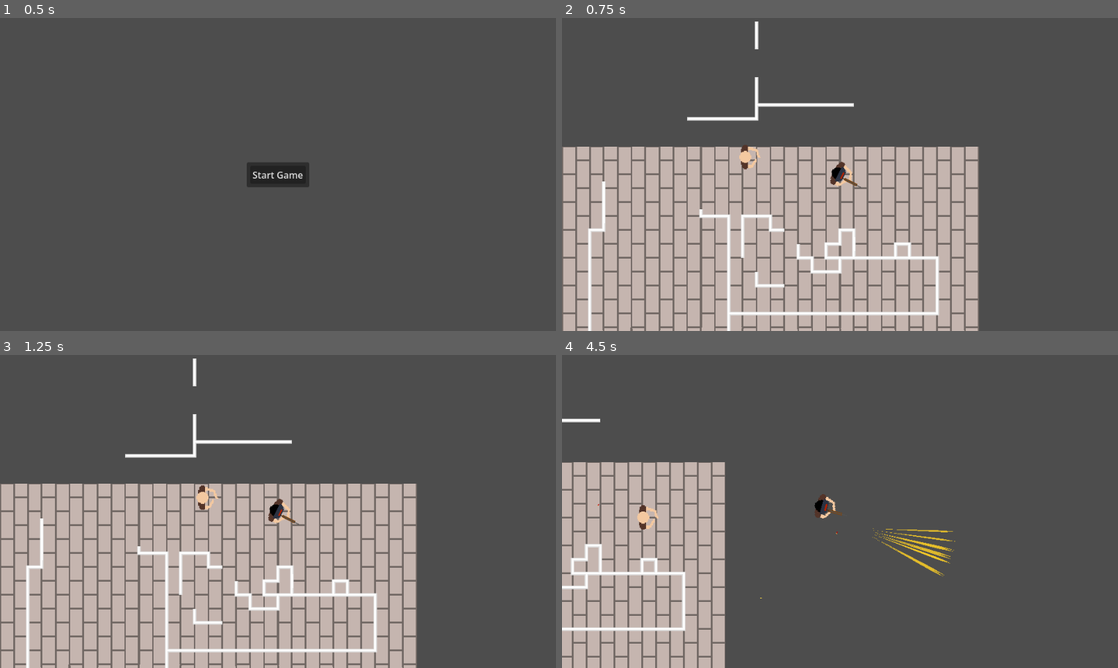
Above: before the commit, frames 1-4 (two rows, left to right).
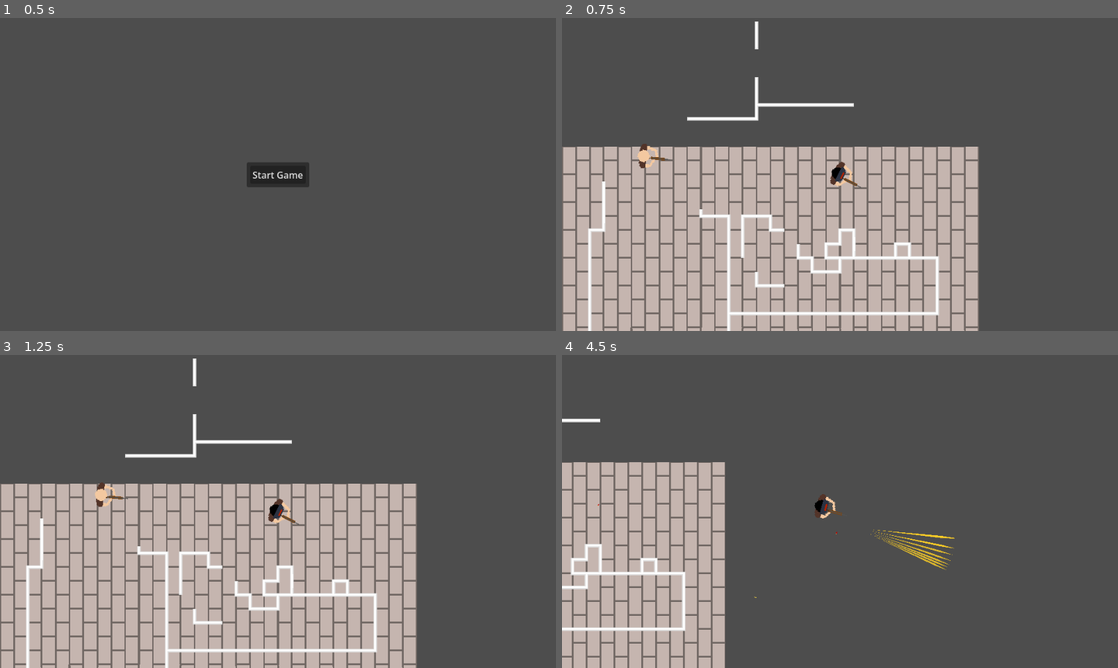
Above: after the commit, the same moments.

Repository: sparkworm/CookieJam
Game: Godot game, scene res://scenes/main.tscn
Same seed, same stepped clock (60 frames per second), same inputs: the game is played once before the commit and once after it. The engine's default icon, where the game draws it, is replaced by a stand-in: a white triangle on a blue panel in a dark square.
Inputs (mouse positions are in pixels of both pictures, inside the frame that each line leads up to):
- Up to frame 1 (0.5 s): no input
- Up to frame 2 (0.75 s): click "Start Game" at 0.5 s
- Up to frame 3 (1.25 s): no input
- Up to frame 4 (4.5 s): move the mouse to (962, 495) at 1.27 s; hold D (move_right) 1.28-2.03 s; click (962, 495) at 1.35 s; move the mouse to (728, 527) at 2.02 s; hold S (move_down) 2.03-2.78 s; right-click (728, 527) at 2.1 s; move the mouse to (895, 442) at 2.77 s; hold D (move_right) 2.78-3.53 s; click (895, 442) at 2.85 s; move the mouse to (812, 574) at 3.52 s; hold W (move_up) 3.53-4.28 s; right-click (812, 574) at 3.6 s; move the mouse to (1006, 558) at 4.27 s; hold A (move_left) from 4.28 s (still down); click (1006, 558) at 4.35 s

Frame 1 is identical in both runs. In frame 2, 0.3% of the frame differs, in the area x 13-36%, y 40-49%; in frame 3, 0.3%; in frame 4, 1.0%, in the area x 13-71%, y 48-78%.

Commit message:
Enemies now face the player appropriately and attack as would be expected.

Diff:
--- a/scenes/characters/character.gd
+++ b/scenes/characters/character.gd
@@ -43,8 +43,8 @@
 ## ASSUME: incoming damage is a positive value
 ## TODO: add blood splatter
 func take_hit(damage: int) -> void:
-
 	health_component.change_health(-damage)
+	print(health_component.health)
 
 ## Pull the active weapon's trigger
 func pull_trigger() -> void:
--- a/scenes/characters/enemy.tscn
+++ b/scenes/characters/enemy.tscn
@@ -29,7 +29,7 @@
 nav_agent = NodePath("../../NavAgent")
 nav_timer = NodePath("../../NavTimer")
 character = NodePath("../..")
-investigate_speed = 100.0
+investigate_speed = 45.0
 
 [node name="ApproachingState" type="Node" parent="StateMachine" index="2" unique_id=1874332198 node_paths=PackedStringArray("attacking_state", "investigating_state", "detection_component", "nav_agent", "nav_timer", "character")]
 script = ExtResource("6_rc7n0")
@@ -39,15 +39,17 @@
 nav_agent = NodePath("../../NavAgent")
 nav_timer = NodePath("../../NavTimer")
 character = NodePath("../..")
-engagement_range = 50.0
+engagement_range = 200.0
 approach_speed = 50.0
 
-[node name="AttackingState" type="Node" parent="StateMachine" index="3" unique_id=414401486 node_paths=PackedStringArray("investigating_state", "approaching_state", "detection_component", "character")]
+[node name="AttackingState" type="Node" parent="StateMachine" index="3" unique_id=414401486 node_paths=PackedStringArray("investigating_state", "approaching_state", "scanning_state", "detection_component", "character")]
 script = ExtResource("7_gpyvg")
 investigating_state = NodePath("../InvestigatingState")
 approaching_state = NodePath("../ApproachingState")
+scanning_state = NodePath("../ScanningState")
 detection_component = NodePath("../../DetectionComponent")
 character = NodePath("../..")
+disengagement_range = 300.0
 
 [node name="DetectionComponent" parent="." index="5" unique_id=1638461641 node_paths=PackedStringArray("vision_detect", "los_check") instance=ExtResource("4_21x0f")]
 vision_detect = NodePath("VisionCone")
--- a/scenes/characters/enemy_1.tscn
+++ b/scenes/characters/enemy_1.tscn
@@ -4,8 +4,10 @@
 [ext_resource type="Texture2D" uid="uid://04e5h5usm15y" path="res://textures/character/arms_bad.png" id="2_4y65w"]
 [ext_resource type="Texture2D" uid="uid://bbbta28cgcgqw" path="res://textures/character/body.png" id="3_0o106"]
 [ext_resource type="Texture2D" uid="uid://dbseooyx5kmiw" path="res://textures/generic_shapes/circle7.png" id="4_e4wcf"]
+[ext_resource type="PackedScene" uid="uid://bbd4gf7bskb1e" path="res://scenes/weapons/shotgun.tscn" id="5_0o106"]
 
-[node name="Enemy1" unique_id=1616588408 instance=ExtResource("1_ln8tg")]
+[node name="Enemy1" unique_id=1616588408 node_paths=PackedStringArray("active_weapon") instance=ExtResource("1_ln8tg")]
+active_weapon = NodePath("Shotgun")
 
 [node name="Arms" type="Sprite2D" parent="Body" parent_id_path=PackedInt32Array(1846759813) index="0" unique_id=553594702]
 self_modulate = Color(0.9529412, 0.78431374, 0.627451, 1)
@@ -19,3 +21,10 @@
 self_modulate = Color(0.9529412, 0.78431374, 0.627451, 1)
 z_index = 1
 texture = ExtResource("4_e4wcf")
+
+[node name="CollisionPolygon2D" parent="DetectionComponent/VisionCone" parent_id_path=PackedInt32Array(1627130304) index="0" unique_id=1113541905]
+polygon = PackedVector2Array(200, -200, 0, 0, 200, 200, 300, 0)
+
+[node name="Shotgun" parent="." index="8" unique_id=1096367988 instance=ExtResource("5_0o106")]
+position = Vector2(10, 2)
+rotation = 1.5707964
--- a/scenes/characters/player.gd
+++ b/scenes/characters/player.gd
@@ -6,6 +6,7 @@
 var active_weapon_idx: int
 
 func _ready() -> void:
+	super._ready()
 	# hardcoded for 2 weapons
 	# ASSUME: there are two weapon in available weapons, and active_weapon is one of them
 	active_weapon_idx = 0 if active_weapon == available_weapons[0] else 1
--- a/scenes/levels/test_level.tscn
+++ b/scenes/levels/test_level.tscn
@@ -11,7 +11,7 @@
 [node name="TestLevel" unique_id=50319851 instance=ExtResource("1_jbqir")]
 
 [node name="Enemy1" parent="Characters" parent_id_path=PackedInt32Array(30931231) index="1" unique_id=1616588408 instance=ExtResource("2_yautc")]
-position = Vector2(-106, -20)
+position = Vector2(-223, -21)
 
 [node name="NavigationRegion2D" parent="." index="4" unique_id=656354786]
 navigation_polygon = SubResource("NavigationPolygon_yautc")
--- a/scenes/state_machine/approaching_state.gd
+++ b/scenes/state_machine/approaching_state.gd
@@ -20,6 +20,7 @@
 ## The speed at which the enemy will approach along its path to reach the player.
 ## I imagine this would look better being higher than the investigate_speed in InvestigatingState.
 @export var approach_speed: float = 500
+@export var scanning_state: ScanningState
 
 ## The target that this enemy is navigating to.  Should always be the player in this case.
 var target: Node2D
@@ -37,20 +38,24 @@
 
 func _physics_update(_delta: float) -> void:
 	character.apply_velocity()
+	character.look_at(target.global_position)
 
 func nav_update() -> void:
-	# dict for switching to another state (either one would require the same dict)
-	var dict: Dictionary[String,Variant] = {"target":target.global_position}
+	# if the player has died, simply return to scanning
+	if target == null or not is_instance_valid(target):
+		var dict: Dictionary[String,Variant]
+		state_changed.emit(scanning_state, dict)
+		return
+	# if LOS is lost, switch to investigation
 	if not detection_component.has_los(target):
 		# NOTE: this technically uses the current position of the target instead of the last known
 		# position, but this shouldn't be noticable if the nav_timer is fast enough
+		var dict: Dictionary[String,Variant] = {"target":target.global_position}
 		state_changed.emit(investigating_state, dict)
 		return
 	if (target.global_position - character.global_position).length() <= engagement_range:
 		character.velocity_component.set_velocity(Vector2.ZERO)
-		print(character.velocity_component.velocity, ": ", character.velocity)
-		character.apply_velocity()
-		print(character.velocity_component.velocity, ": ", character.velocity)
+		var dict: Dictionary[String,Variant] = {"target":target}
 		state_changed.emit(attacking_state, dict)
 		return
 	nav_agent.target_position = target.global_position
--- a/scenes/state_machine/attacking_state.gd
+++ b/scenes/state_machine/attacking_state.gd
@@ -8,6 +8,7 @@
 
 @export var investigating_state: InvestigatingState
 @export var approaching_state: ApproachingState
+@export var scanning_state: ScanningState
 
 ## Component for detecting the player.  We will want to connect to its detection signals, but we
 ## MUST remember to disconnect in _exit_state()
@@ -22,3 +23,35 @@
 
 func _enter_state(args: Dictionary[String,Variant]) -> void:
 	target = args["target"]
+	if character.active_weapon.full_auto:
+		character.active_weapon.pull_trigger()
+
+func _exit_state() -> void:
+	character.active_weapon.release_trigger()
+
+func _physics_update(_delta: float) -> void:
+	# if the player has died, simply return to scanning
+	if target == null or not is_instance_valid(target):
+		var dict: Dictionary[String,Variant]
+		state_changed.emit(scanning_state, dict)
+		return
+	# if LOS is lost, change to investigating
+	if not detection_component.has_los(target):
+		var dict: Dictionary[String,Variant] = {"target":target.position}
+		state_changed.emit(investigating_state, dict)
+	# if the player is out of range, resume approaching
+	if character.global_position.distance_to(target.global_position) > disengagement_range:
+		var dict: Dictionary[String,Variant] = {"target":target}
+		state_changed.emit(approaching_state, dict)
+		return
+
+	# face player
+	character.look_at(target.global_position)
+
+	if character.active_weapon.ammo == 0:
+		character.active_weapon.reload()
+
+	# firing logic
+	if not character.active_weapon.full_auto:
+		character.active_weapon.pull_trigger()
+		character.active_weapon.release_trigger()
--- a/scenes/state_machine/investigating_state.gd
+++ b/scenes/state_machine/investigating_state.gd
@@ -48,8 +48,10 @@
 
 	# direction we want to be moving
 	var dir: Vector2 = (nav_agent.get_next_path_position() - character.global_position).normalized()
+	character.rotation = dir.angle()
 	character.velocity_component.set_velocity(dir * investigate_speed)
 
 ## The player has entered the Vision cone and we have LOS: change to approach state
 func player_spotted(player: Node2D) -> void:
-	state_changed.emit(approaching_state, {"target":player})
+	var dict: Dictionary[String,Variant] = {"target":player}
+	state_changed.emit(approaching_state, dict)
--- a/scenes/weapons/shotgun.tscn
+++ b/scenes/weapons/shotgun.tscn
@@ -36,3 +36,6 @@
 
 [node name="BulletSpawnPoint" parent="." index="3" unique_id=1589868616]
 position = Vector2(-0.5, -18)
+
+[node name="FireCooldown" parent="." index="5" unique_id=334343279]
+wait_time = 0.5
